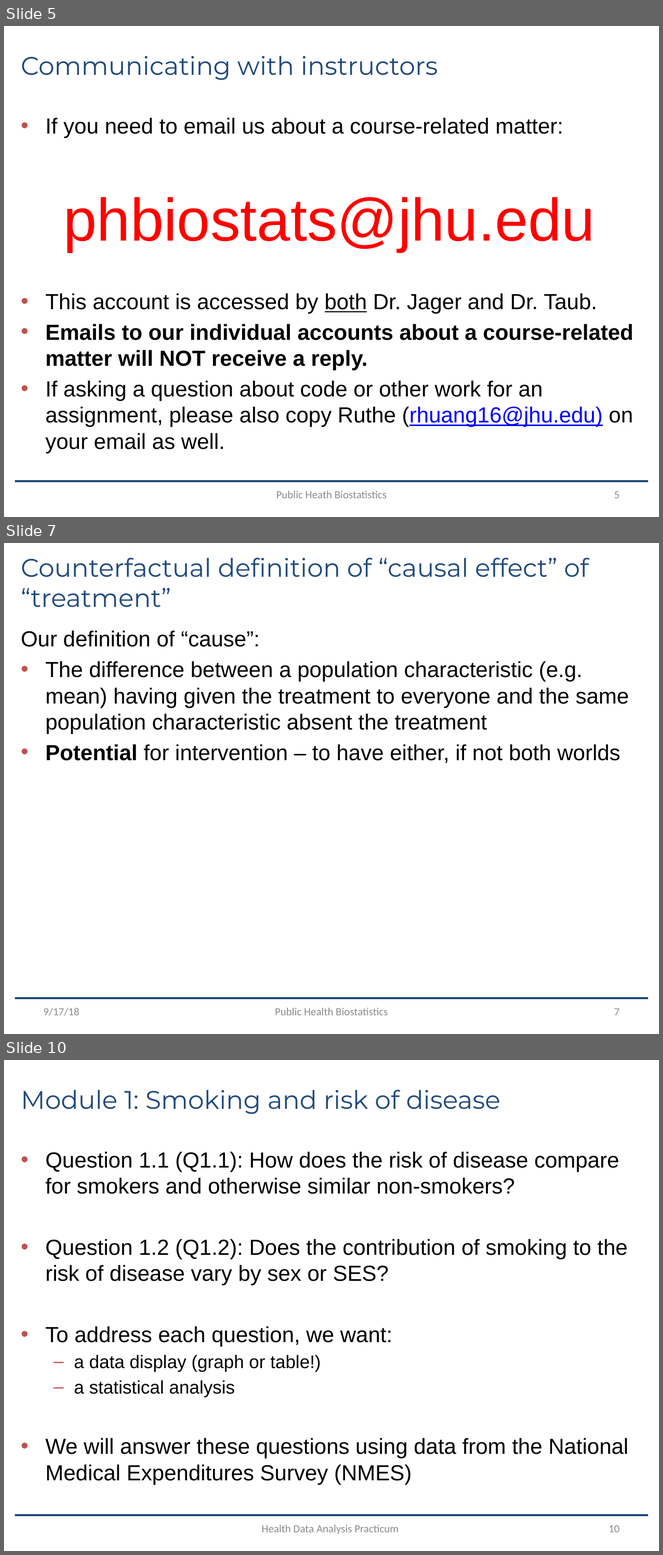
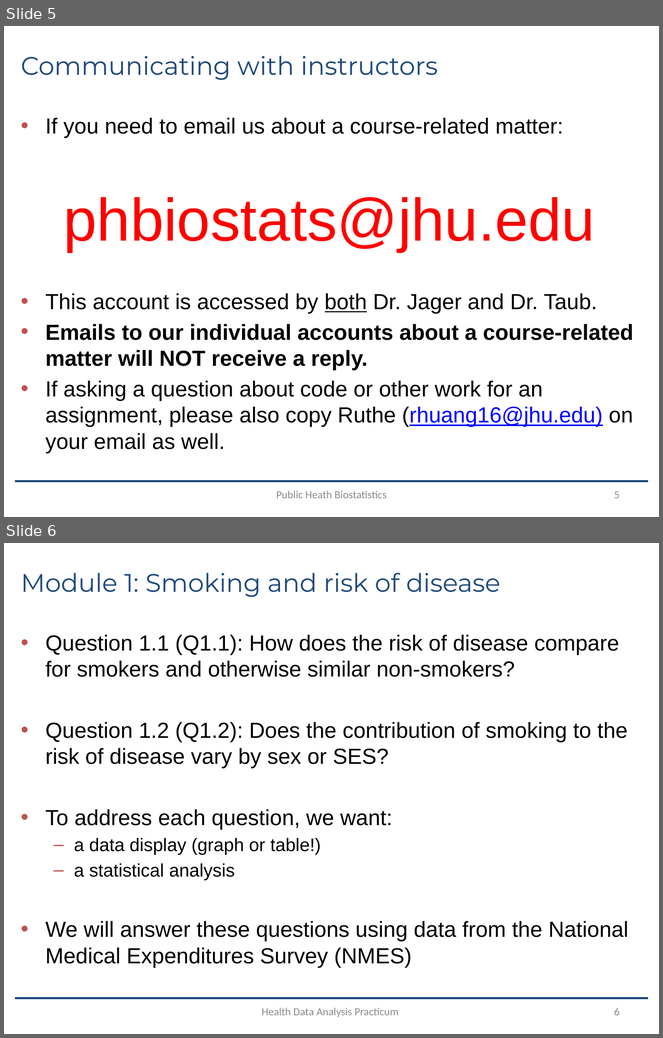
Before and after one commit to health-data-analysis-practicum-2019/class_materials, a slide deck: Module1/Mod1_Class1_2019.pptx. Shown one above the other, each under a label of ours: slides 5, 7 and 10 before the commit, slides 5 and 6 after it; the slides between them are not shown. The pictures are 663x1555 and 663x1038 pixels, drawn with LibreOffice and Linux fonts; fonts in the diff are those of the drawing. Boxes give left, top, right and bottom in pixels: in the first picture for what was removed or moved away, otherwise in the second. Text is boxed around its words. In the diff, an @@ line names an element or a change of style, - is before the commit and + after.

```diff
--- a/Module1/Mod1_Class1_2019.pptx
+++ b/Module1/Mod1_Class1_2019.pptx
@@ slide 7 removed at bbox=[4, 543, 659, 1034], background #FFFFFF; not listed: 1 template element that a slide beside it also shows @@
@@ title removed at bbox=[21, 558, 588, 607] @@
-Counterfactual definition of “causal effect” of “treatment”
@@ text removed at bbox=[21, 630, 630, 763] @@
-Our definition of “cause”:
-• The difference between a population characteristic (e.g. mean) having given the treatment to everyone and the same population characteristic absent the treatment
-• Potential for intervention – to have either, if not both worlds
@@ text removed at bbox=[44, 1008, 79, 1016] @@
-9/17/18
@@ text removed at bbox=[275, 1008, 388, 1016] @@
-Public Health Biostatistics
@@ page number removed at bbox=[614, 1008, 620, 1016] @@
-7
@@ what was slide 10 is now slide 6 @@
@@ page number at bbox=[614, 1008, 620, 1016]: text changed @@
-10
+6
```
Also in this commit, not shown: 3 other slides removed, 3 other files.
